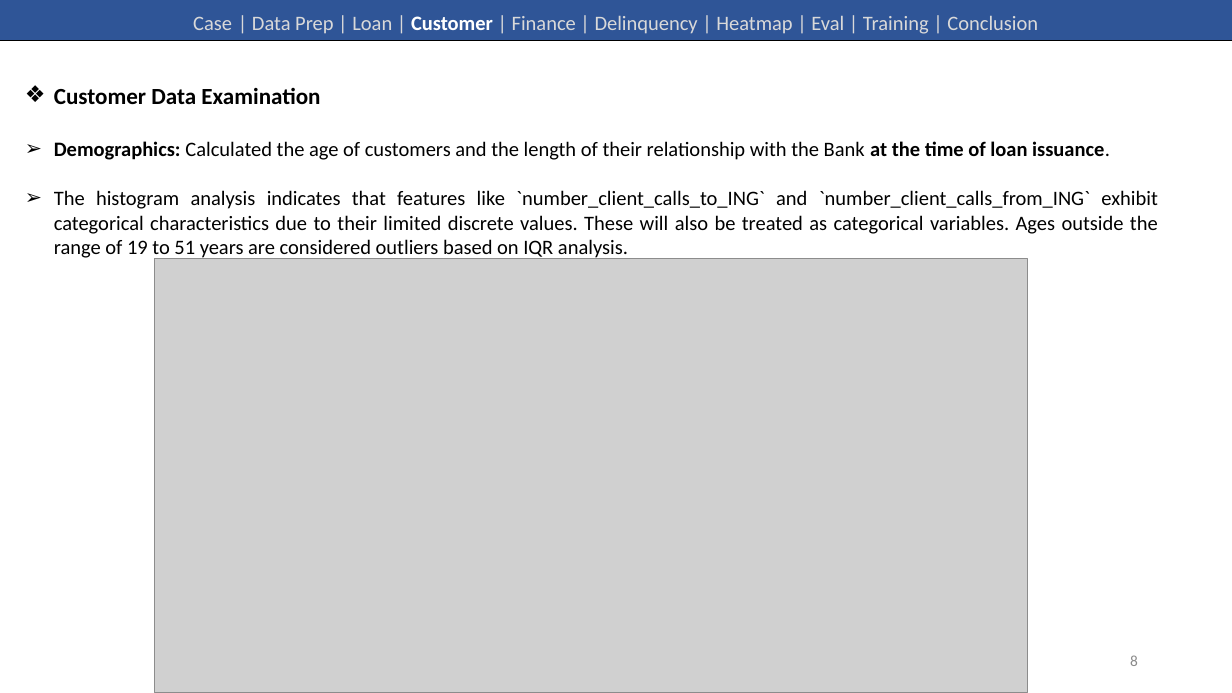
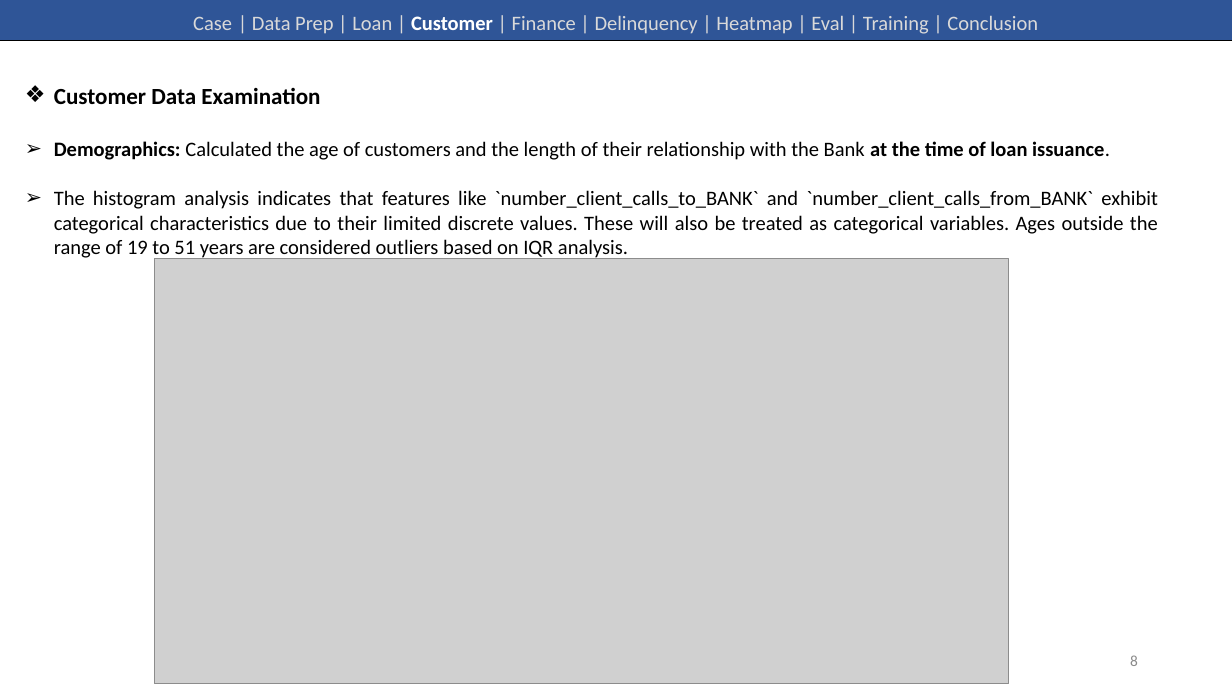
Before and after one commit to frkangul/rpaa-banking, a slide deck: slide 8 of rpaa-banking-project-client.pptx. Drawn at 1232x693 pixels with LibreOffice and Linux fonts; fonts in the diff are those of the drawing; grey boxes stand for pictures. Boxes give left, top, right and bottom in pixels: in the first picture for what was removed or moved away, otherwise in the second. Text is boxed around its words. In the diff, an @@ line names an element or a change of style, - is before the commit and + after.

```diff
--- a/rpaa-banking-project-client.pptx
+++ b/rpaa-banking-project-client.pptx
@@ text at bbox=[54, 190, 1158, 260]: text changed @@
-➢ The histogram analysis indicates that features like `number_client_calls_to_ING` and `number_client_calls_from_ING` exhibit categorical characteristics due to their limited discrete values. These will also be treated as categorical variables. Ages outside the range of 19 to 51 years are considered outliers based on IQR analysis.
+➢ The histogram analysis indicates that features like `number_client_calls_to_BANK` and `number_client_calls_from_BANK` exhibit categorical characteristics due to their limited discrete values. These will also be treated as categorical variables. Ages outside the range of 19 to 51 years are considered outliers based on IQR analysis.
@@ picture: place and size @@
-picture at bbox=[154, 259, 1028, 693]
+picture at bbox=[154, 259, 1009, 685]
```
Also in this commit, not shown: 5 other slides changed.
